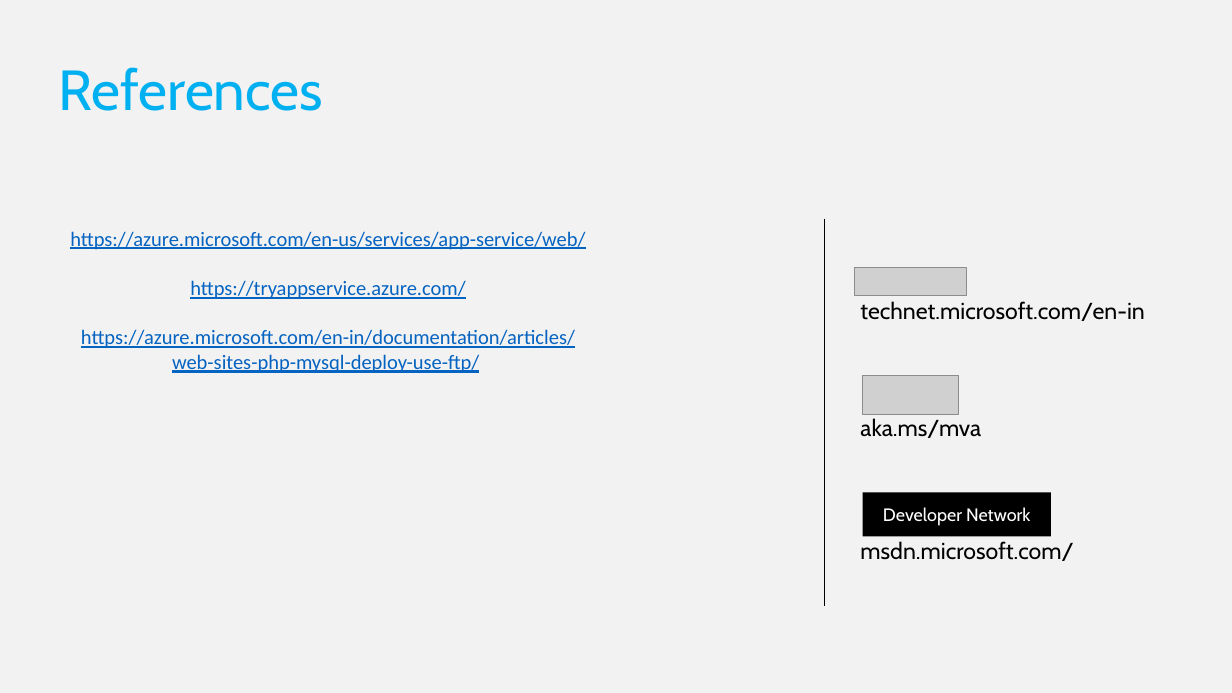
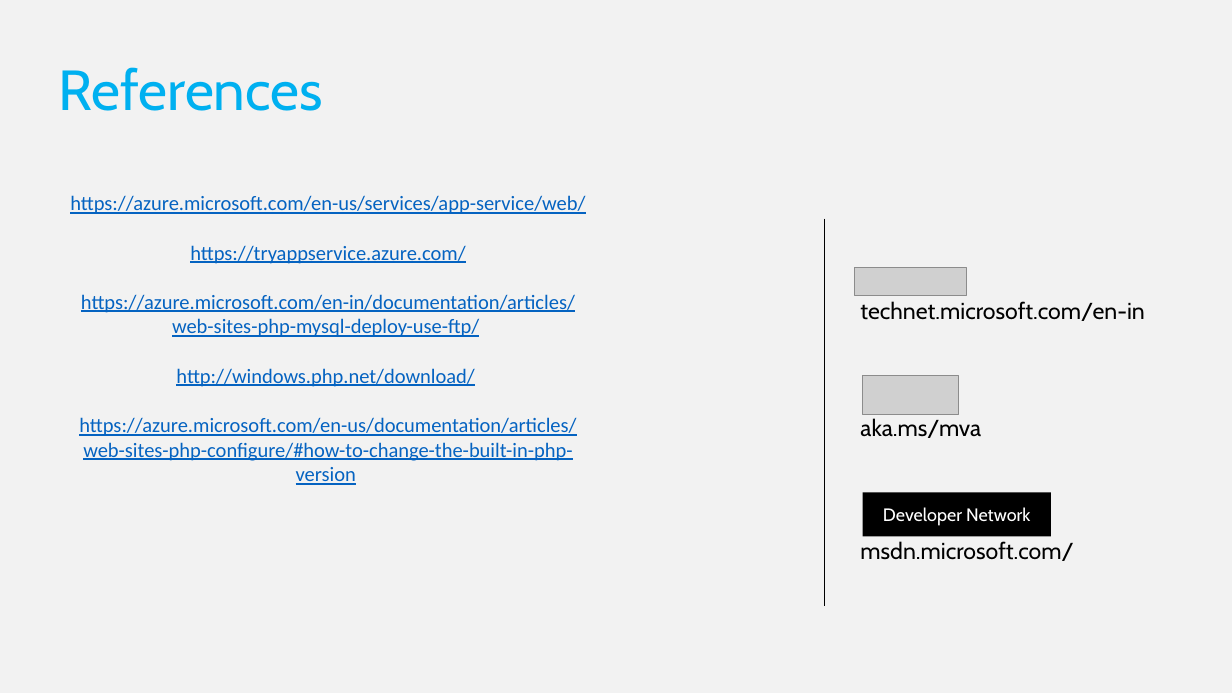
Before and after one commit to FutureUnleashed/OSS, a slide deck: slide 17 of PHP/Future Unleashed_PHPWebApp.pptx (slide 15 before the commit). Drawn at 1232x693 pixels with LibreOffice and Linux fonts; fonts in the diff are those of the drawing; grey boxes stand for pictures; background and template pictures are left out. Boxes give left, top, right and bottom in pixels: in the first picture for what was removed or moved away, otherwise in the second. Text is boxed around its words. In the diff, an @@ line names an element or a change of style, - is before the commit and + after.

```diff
--- a/PHP/Future Unleashed_PHPWebApp.pptx
+++ b/PHP/Future Unleashed_PHPWebApp.pptx
@@ text "https://azure.microsoft.com/en-us/services/app-service/web/": place and size @@
-text "https://azure.microsoft.com/en-us/services/app-service/web/" at [70,231,585,373]
+text "https://azure.microsoft.com/en-us/services/app-service/web/" at [70,195,585,485]
@@ text at [79,368,576,485]: paragraphs added @@
+http://windows.php.net/download/
+https://azure.microsoft.com/en-us/documentation/articles/web-sites-php-configure/#how-to-change-the-built-in-php-version
```
Also in this commit, not shown: 6 other slides changed, 2 slides added, 1 other file.
